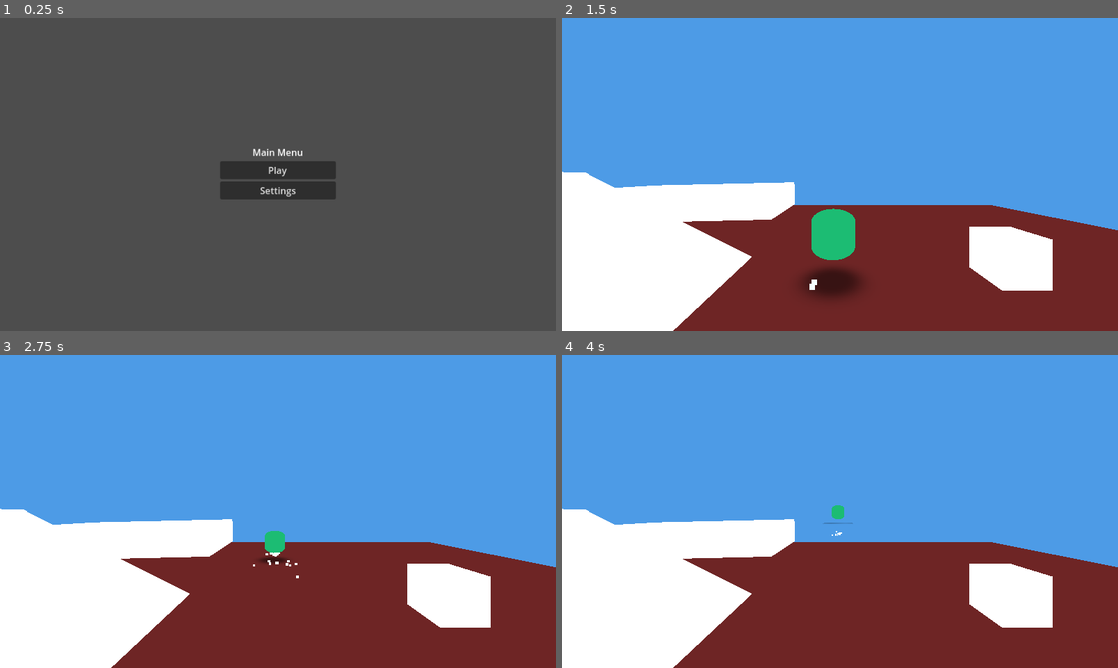
Above: before the commit, frames 1-4 (two rows, left to right).
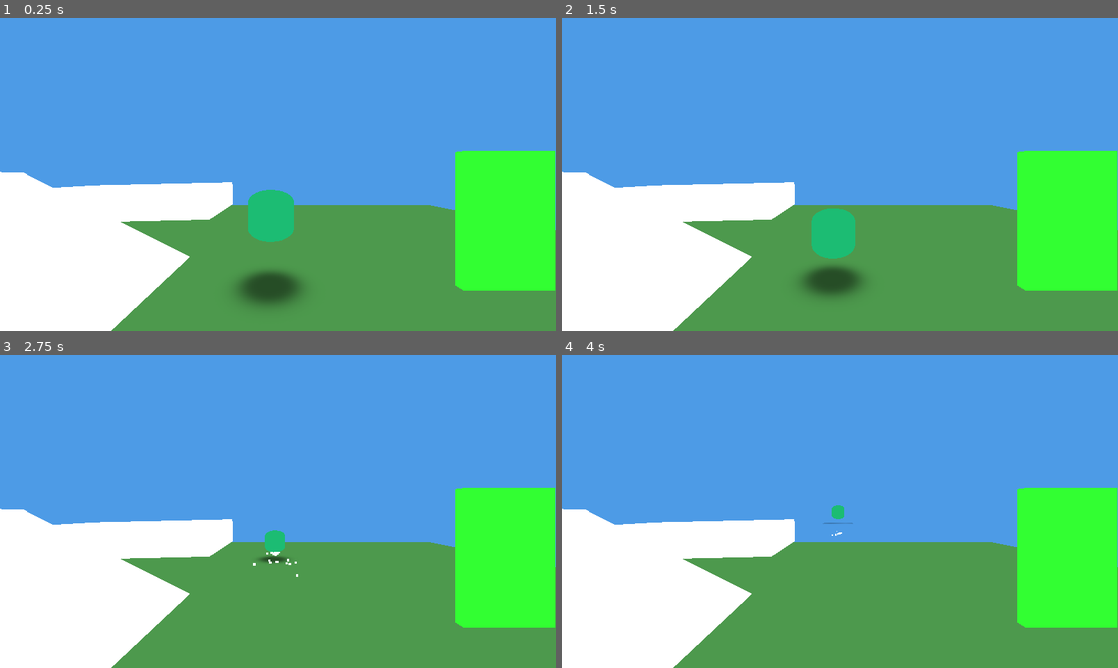
Above: after the commit, the same moments.

Repository: mcthaydt/cabaret-template
Game: Godot game, scene res://scenes/root.tscn
The game is run twice, just before and just after one commit, with the same random seed, the same clock (stepped at 60 frames per second) and the same inputs.
Inputs (mouse positions are in pixels of both pictures, inside the frame that each line leads up to):
- Up to frame 1 (0.25 s): no input
- Up to frame 2 (1.5 s): click (840, 171) at 0.5 s, where only the run before the commit has a clickable "Play"; tap Enter (ui_accept) at 1.25 s; move the mouse to (867, 174) at 1.27 s; hold W (move_forward) from 1.28 s (still down); tap Shift (sprint) at 1.35 s; click (867, 174) at 1.42 s
- Up to frame 3 (2.75 s): keep holding W (move_forward); tap Space (jump) at 1.52, 2.27 s; move the mouse to (250, 511) at 2.02 s; tap E (interact, bound only after the commit) at 2.1 s
- Up to frame 4 (4 s): keep holding W (move_forward); move the mouse to (851, 505) at 2.77 s; tap Alt at 2.85 s; move the mouse to (834, 517) at 3.52 s; tap Ctrl at 3.6 s; click (834, 517) at 3.67 s; tap Space (jump) at 3.77 s

The runs differ from the first frame. In frame 1, 100% of the frame differs, in the area x 0-100%, y 0-100%; in frame 2, 31%; in frame 3, 32%; in frame 4, 32%.

Commit message:
US3: Remove initial scene-load cooldown on C_SceneTriggerComponent (Option A) to allow immediate first entry; keep cooldown only after successful trigger

Diff:
--- a/scenes/root.tscn
+++ b/scenes/root.tscn
@@ -31,7 +31,7 @@
 
 [node name="M_SceneManager" type="Node" parent="Managers"]
 script = ExtResource("8_scene_manager")
-initial_scene_id = &"main_menu"
+initial_scene_id = &"exterior"
 
 [node name="ActiveSceneContainer" type="Node" parent="."]
 script = ExtResource("9_active_scene_container")
--- a/scripts/ecs/components/c_scene_trigger_component.gd
+++ b/scripts/ecs/components/c_scene_trigger_component.gd
@@ -63,9 +63,6 @@
 func _ready() -> void:
 	super._ready()
 
-	# Set initial cooldown to prevent immediate re-triggering on scene load
-	_cooldown_remaining = cooldown_duration
-
 	# Create Area3D for collision detection
 	_create_trigger_area()
 
@@ -104,17 +101,26 @@
 ## Callback when body enters trigger area
 func _on_body_entered(body: Node3D) -> void:
 	# Check if it's the player (check body or its owner for "player" group)
+	print_debug("[SceneTrigger] body_entered: ", body,
+		" in_player_zone_before=", _player_in_zone,
+		" cooldown_remaining=", _cooldown_remaining,
+		" pending=", _pending_transition,
+		" trigger_mode=", trigger_mode)
 	if _is_player(body):
 		_player_in_zone = true
-
 		# If AUTO mode, trigger transition immediately
 		if trigger_mode == TriggerMode.AUTO and _can_trigger():
 			_trigger_transition()
+		else:
+			print_debug("[SceneTrigger] body_entered: player but cannot trigger; mode=", trigger_mode)
+	else:
+		print_debug("[SceneTrigger] body_entered: non-player body=", body)
 
 ## Callback when body exits trigger area
 func _on_body_exited(body: Node3D) -> void:
 	if _is_player(body):
 		_player_in_zone = false
+		print_debug("[SceneTrigger] body_exited: ", body)
 
 ## Check if body belongs to player entity
 func _is_player(body: Node3D) -> bool:
@@ -132,14 +138,17 @@
 	if owner_node != null and owner_node.is_in_group("player"):
 		return true
 
+	print_debug("[SceneTrigger] _is_player: NOT player; body=", body, " parent=", body.get_parent())
 	return false
 
 ## Check if trigger can fire (not on cooldown)
 func _can_trigger() -> bool:
 	if _pending_transition:
+		print_debug("[SceneTrigger] _can_trigger: false (pending_transition)")
 		return false
 
 	if _cooldown_remaining > 0.0:
+		print_debug("[SceneTrigger] _can_trigger: false (cooldown ", _cooldown_remaining, ")")
 		return false
 
 	# Guard against re-entry while a scene transition is underway
@@ -147,6 +156,7 @@
 	if store != null:
 		var scene_state: Dictionary = store.get_slice(StringName("scene"))
 		if scene_state.get("is_transitioning", false):
+			print_debug("[SceneTrigger] _can_trigger: false (scene.is_transitioning)")
 			return false
 
 	# Also check SceneManager if available
@@ -154,6 +164,7 @@
 	if managers.size() > 0:
 		var mgr = managers[0]
 		if mgr != null and mgr.has_method("is_transitioning") and mgr.is_transitioning():
+			print_debug("[SceneTrigger] _can_trigger: false (manager.is_transitioning)")
 			return false
 
 	return true
@@ -195,7 +206,9 @@
 		door_id
 	)
 	var transition_type: String = door_data.get("transition_type", "fade")
-
+	print_debug("[SceneTrigger] triggering: door_id=", door_id, " target_scene=", target_scene_id,
+		" spawn=", target_spawn_point, " current_scene=", _get_current_scene_id(store),
+		" transition_type=", transition_type)
 	scene_manager.transition_to_scene(target_scene_id, transition_type, scene_manager.Priority.HIGH)
 
 ## Get current scene ID from state
